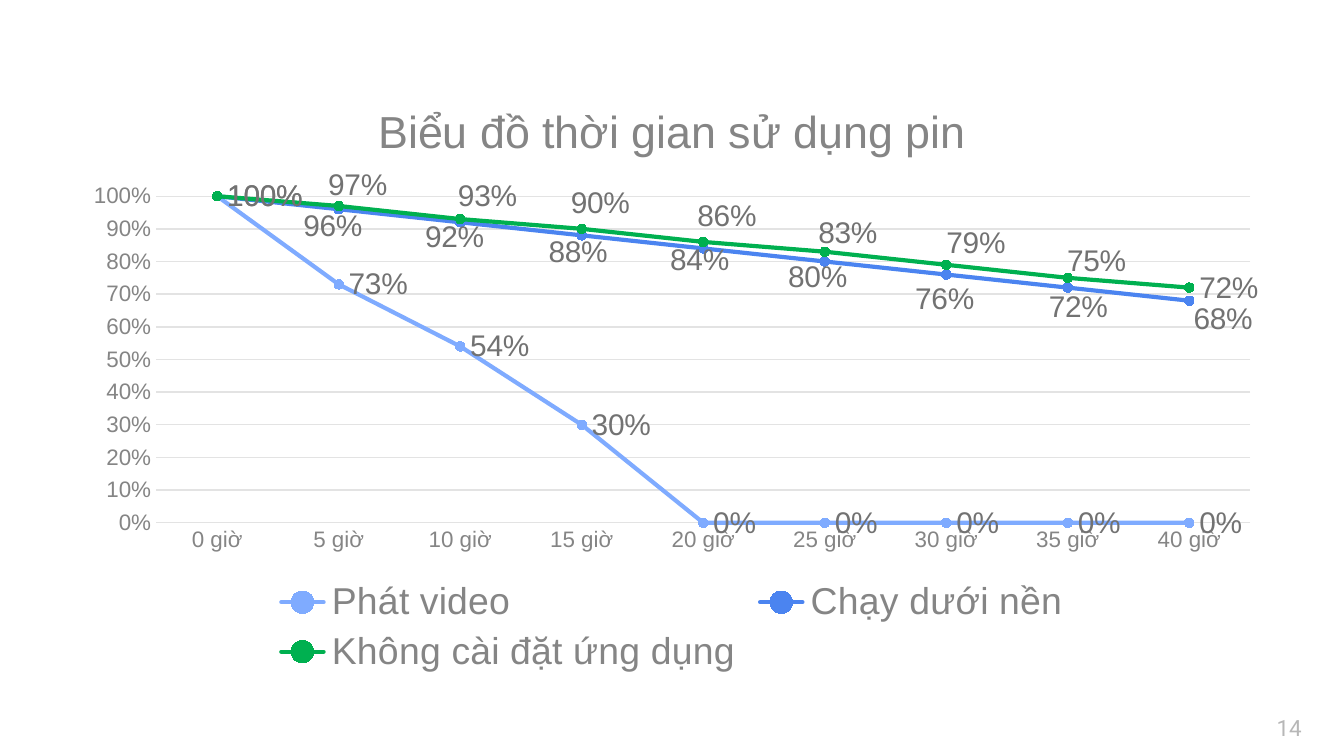
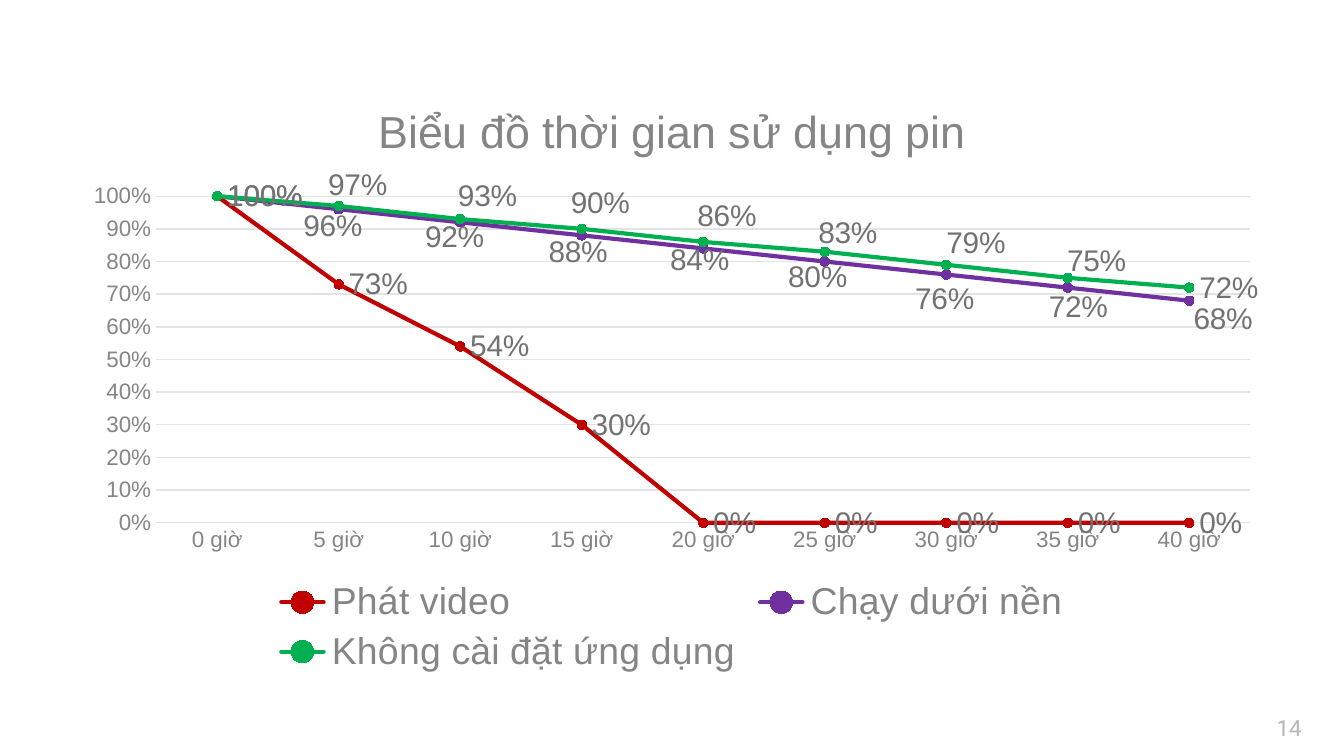
Before and after one commit to daihieptn97/share, a slide deck: slide 14 of PP báo cáo đồ án _ TRần Đại Hiệp.pptx. Drawn at 1344x756 pixels with LibreOffice and Linux fonts; fonts in the diff are those of the drawing. Boxes give left, top, right and bottom in pixels: in the first picture for what was removed or moved away, otherwise in the second. Text is boxed around its words. In the diff, an @@ line names an element or a change of style, - is before the commit and + after.

```diff
--- a/PP báo cáo đồ án _ TRần Đại Hiệp.pptx
+++ b/PP báo cáo đồ án _ TRần Đại Hiệp.pptx
@@ line chart at (x1=70, y1=75, x2=1274, y2=680) @@
@@ colour of Phát video #7FABFF to #C00000 @@
@@ colour of Chạy dưới nền #4B84F0 to #7030A0 @@
```
Also in this commit, not shown: 1 other slide changed.
